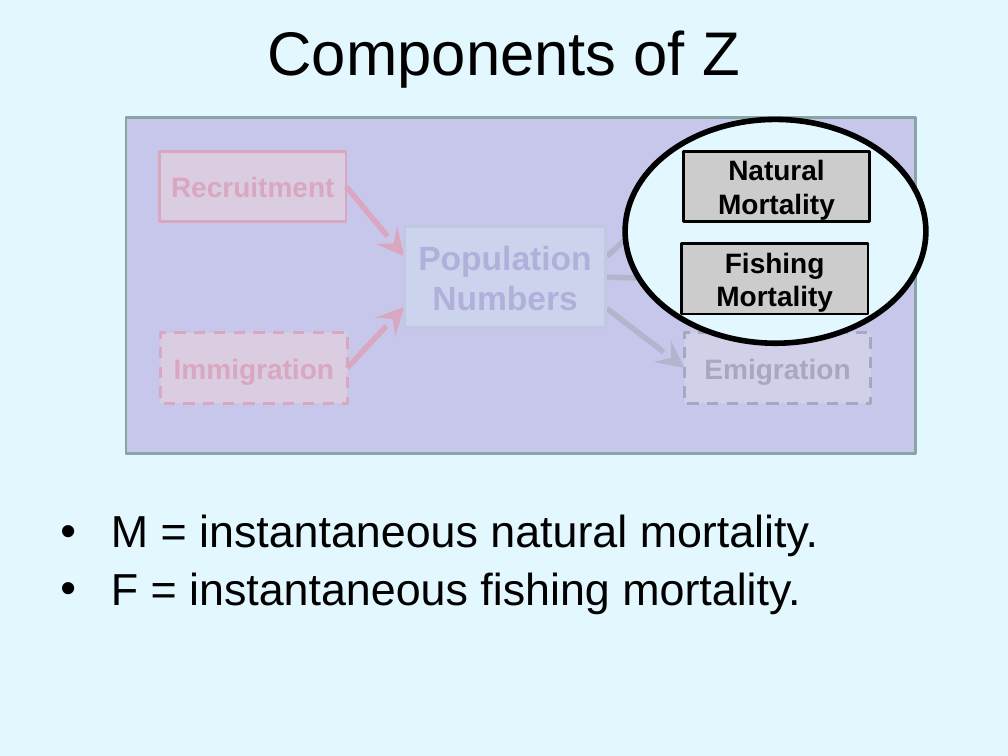
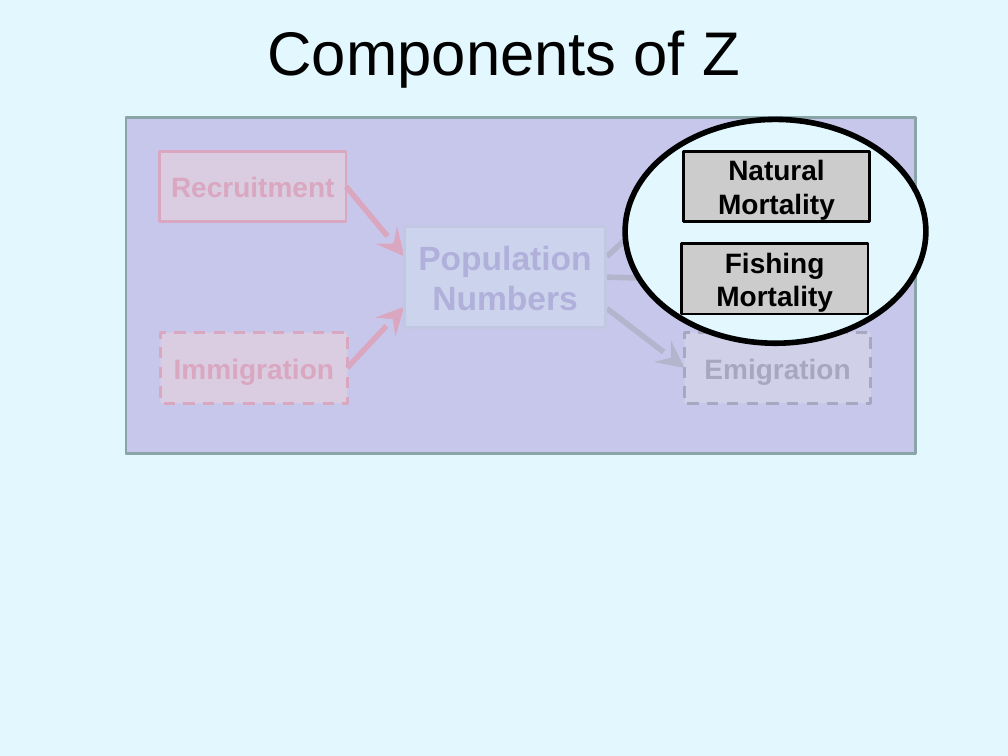
Before and after one commit to droglenc/NCNRS349, a slide deck: slide 1 of modules/MortalityComponents/PPT.pptx. Drawn at 1008x756 pixels with LibreOffice and Linux fonts; fonts in the diff are those of the drawing; background and template pictures are left out. Boxes give left, top, right and bottom in pixels: in the first picture for what was removed or moved away, otherwise in the second. Text is boxed around its words. In the diff, an @@ line names an element or a change of style, - is before the commit and + after.

Commit message:
Updated mortality components PPT

```diff
--- a/modules/MortalityComponents/PPT.pptx
+++ b/modules/MortalityComponents/PPT.pptx
@@ text removed at (111,514,818,614) @@
-  • M = instantaneous natural mortality.
-  • F = instantaneous fishing mortality.
```
